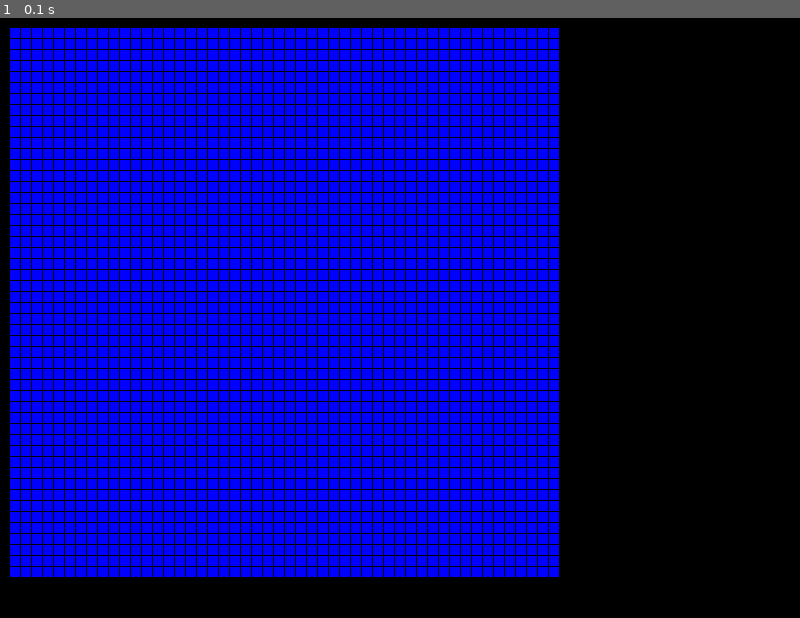
Above: before the commit, frame 1.
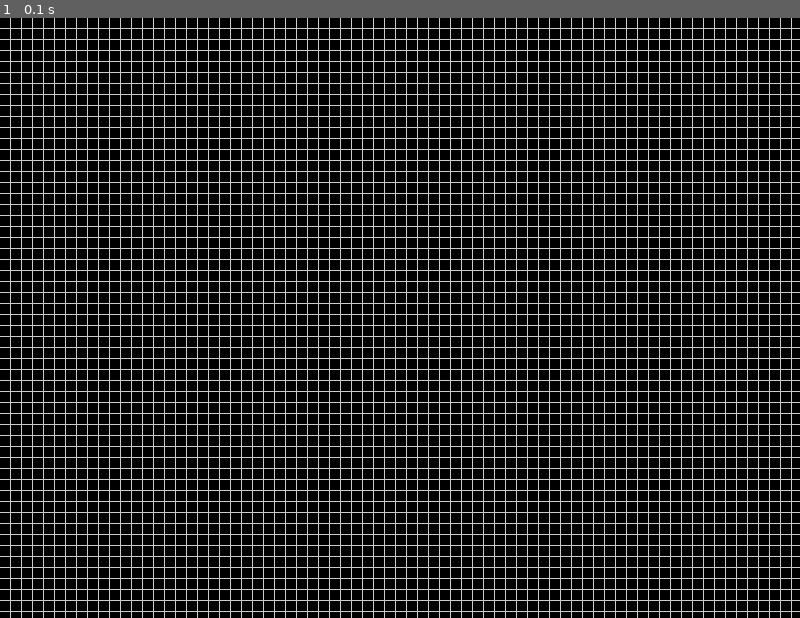
Above: after the commit, the same moment.

Repository: ClementineAccount/ConwayPygame
Game: pygame game, started from main.py
Two runs of this game, one before a commit and one after it. Both use one fixed random seed, a clock stepped at 60 frames per second and the inputs below.
Inputs:
- Up to frame 1 (0.1 s): no input

The runs differ from the first frame. In frame 1, 59% of the frame differs, in the area x 0-100%, y 0-100%.

Commit message:
Add tight fitting grid

Diff:
--- a/ConwayGrid.py
+++ b/ConwayGrid.py
@@ -5,11 +5,11 @@
 #Size of the cell represented as a rect
 defaultSize = 10
 gapSize = 1
-left = 10
-top = 10
+left = 0
+top = 0
 
 class Cell(Grid.Cell):
-    def __init__(self, inputRect : pygame.Rect, aliveColor = "red", deadColor = "blue"):
+    def __init__(self, inputRect : pygame.Rect, aliveColor = "white", deadColor = "black"):
         self.aliveColor = aliveColor
         self.deadColor = deadColor
         self.rect = inputRect
@@ -25,8 +25,9 @@
         self.alive = alive
 
 
+#Every ten gaps there is a block of ten 'leftover'. In order to fit it for hardcoded 800x600 I can subtract the extra gap blocks
 class GridTable(Grid.GridTable):
-    def __init__(self, colCount = 50, rowCount = 50):
+    def __init__(self, colCount = 80 - 8 + 1, rowCount = 60 - 6 + 1):
         # List of Pygame Rectangles to draw
         self.cellList = []
         self.rowCount = rowCount
--- a/main.py
+++ b/main.py
@@ -31,6 +31,7 @@
 while running:
     dt = clock.tick(60) / 1000
 
+
     # poll for events
     # pygame.QUIT event means the user clicked X to close your window
     for event in pygame.event.get():
@@ -56,6 +57,8 @@
 
     # flip() the display to put your work on screen
     #grid.setCellColor(2, 2, "green")
+
+    screen.fill("snow3")
     grid.draw(screen)
 
     pygame.display.flip()
